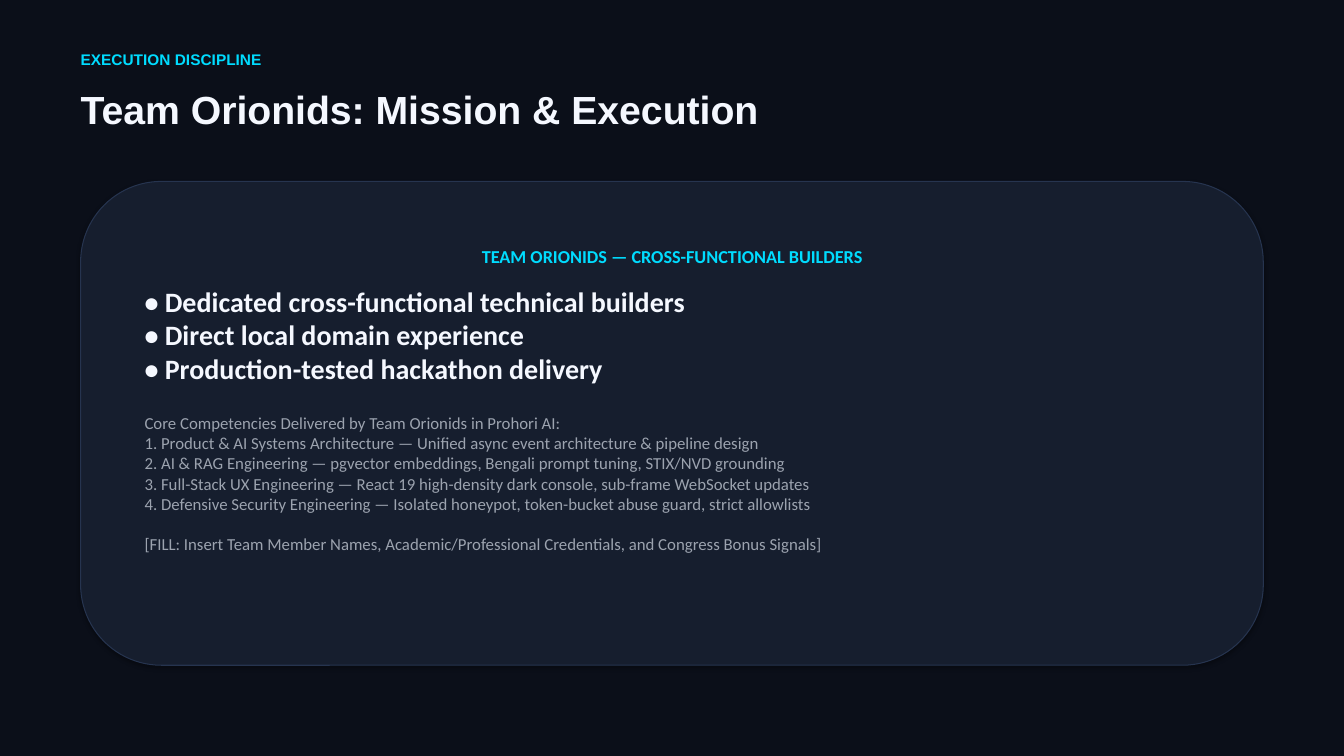
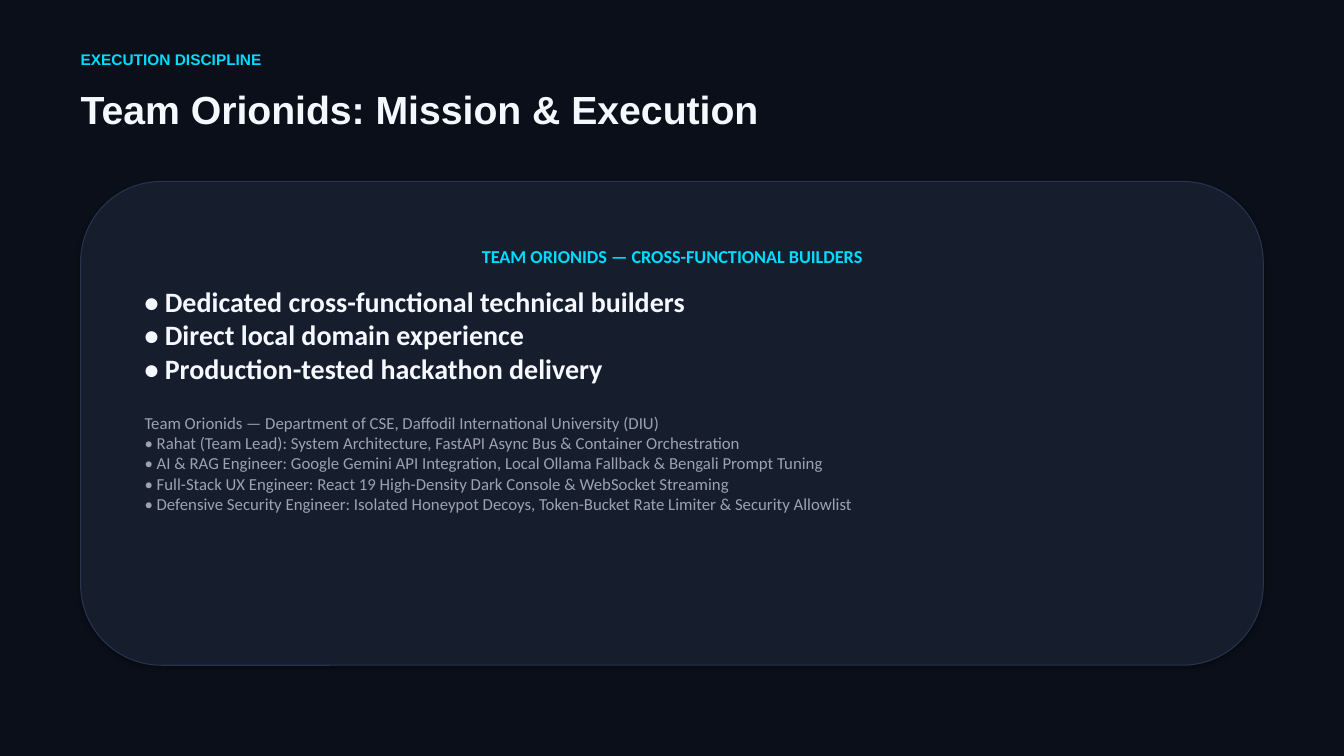
Before and after one commit to rahat4528/prohori-ai, a slide deck: slide 7 of docs/Prohori_AI_Pitch_Deck.pptx. Drawn at 1344x756 pixels with LibreOffice and Linux fonts; fonts in the diff are those of the drawing. Boxes give left, top, right and bottom in pixels: in the first picture for what was removed or moved away, otherwise in the second. Text is boxed around its words. In the diff, an @@ line names an element or a change of style, - is before the commit and + after.

Commit message:
docs(submission): align pitch deck, PowerPoint, and README with Team Orionids DIU CSE credentials, 4-min slot, and Vercel guide

```diff
--- a/docs/Prohori_AI_Pitch_Deck.pptx
+++ b/docs/Prohori_AI_Pitch_Deck.pptx
@@ text in rounded rectangle at (145, 417, 852, 513): text changed @@
-Core Competencies Delivered by Team Orionids in Prohori AI:
-1. Product & AI Systems Architecture — Unified async event architecture & pipeline design
-2. AI & RAG Engineering — pgvector embeddings, Bengali prompt tuning, STIX/NVD grounding
-3. Full-Stack UX Engineering — React 19 high-density dark console, sub-frame WebSocket updates
-4. Defensive Security Engineering — Isolated honeypot, token-bucket abuse guard, strict allowlists
-[FILL: Insert Team Member Names, Academic/Professional Credentials, and Congress Bonus Signals]
+Team Orionids — Department of CSE, Daffodil International University (DIU)
+• Rahat (Team Lead): System Architecture, FastAPI Async Bus & Container Orchestration
+• AI & RAG Engineer: Google Gemini API Integration, Local Ollama Fallback & Bengali Prompt Tuning
+• Full-Stack UX Engineer: React 19 High-Density Dark Console & WebSocket Streaming
+• Defensive Security Engineer: Isolated Honeypot Decoys, Token-Bucket Rate Limiter & Security Allowlist
```
Also in this commit, not shown: 4 other files.
